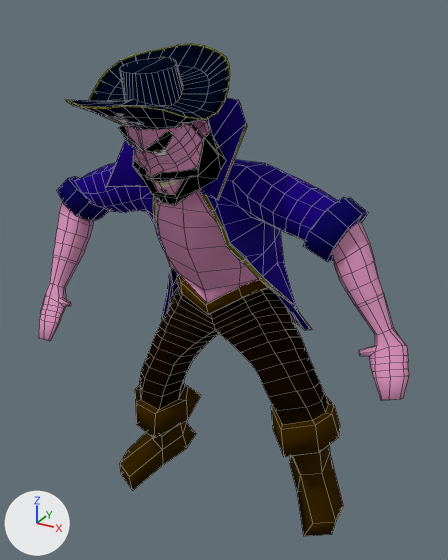
A saved change to the OBJ model assets/Animacion/Pirata/Celebracion/PirataCelebracion_000151.obj.
Before and after are seen from a 50 mm lens placed at (3.84, -7.06, 7.52), pointed at (-0.07, 0.05, 3.97). Arrows for +X, +Y and +Z are at lower left; the lights stay in place. Mesh edges are drawn as thin lines. Where no turn or scale is listed for an object, it has been applied to the vertices.

The older version as bpy lines, for what is in view:
```python
me_pirata_piratah = bpy.data.meshes.new('Pirata_PirataH')
me_pirata_piratah.from_pydata(...)  # 1340 vertices, 1341 faces; spans x -2.61..2.73, y -2.1..1.36, z -0.02..7.12
me_pirata_piratah.materials.append(mat_piratamat)
ob_pirata_piratah = bpy.data.objects.new('Pirata_PirataH', me_pirata_piratah)
ob_pirata_piratah.location = (0.0, 0.0, 0.0)
```
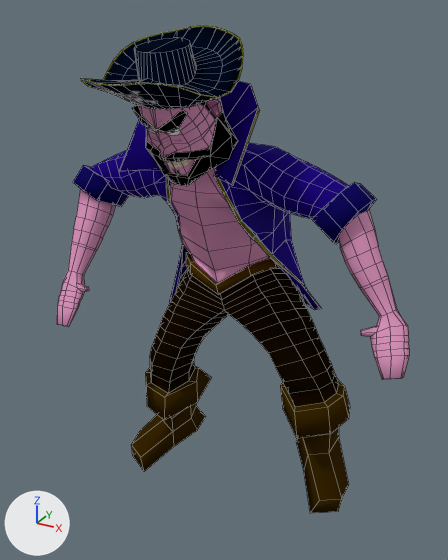
Changed parts and their boxes [x1, y1, x2, y2] in the pictures (448 x 560 px; the box of a moved part takes in the faces that stretch with it):
```json
{"object": "Pirata_PirataH", "change": "reshaped", "before": [39, 44, 409, 536], "after": [57, 26, 409, 513]}
{"part": 1, "of": "me_pirata_piratah", "change": "moved or reshaped", "before": [65, 44, 230, 130], "after": [80, 26, 244, 109]}
{"part": 2, "of": "me_pirata_piratah", "change": "moved or reshaped", "before": [39, 98, 409, 536], "after": [57, 81, 409, 513]}
```

Scene script edits in JSON lines:
```json
{"block": "me_pirata_piratah", "where": "# used by ob_pirata_piratah; location = (0.0, 0.0, 0.0)"}
{"op": "remove", "block": "me_pirata_piratah", "code": "me_pirata_piratah.from_pydata(...)  # 1340 vertices, 1341 faces; spans x -2.61..2.73, y -2.1..1.36, z -0.02..7.12"}
{"op": "add", "block": "me_pirata_piratah", "code": "me_pirata_piratah.from_pydata(...)  # 1340 vertices, 1341 faces; spans x -2.77..2.62, y -1.68..1.9, z -0.09..7.31"}
{"block": "me_pirata_piratah", "change": "me_pirata_piratah part 1: the loose piece of 216 vertices spanning x -1.29..0.55, y -2.1..-0.24, z 6.14..7.12 is scaled about its middle by 1.04, then moved by (-0.12, 0.46, 0.17)"}
{"block": "me_pirata_piratah", "change": "me_pirata_piratah part 2: 1124 of 1340 vertices moved; they spanned x -2.61..2.73, y -1.38..1.36, z -0.02..6.8 and now span x -2.77..2.62, y -0.94..1.9, z -0.09..6.98; mean shift (-0.1, 0.5, 0.08); largest move (0.47, 0.93, 4.05) -> (0.31, 1.59, 4.15)"}
```
